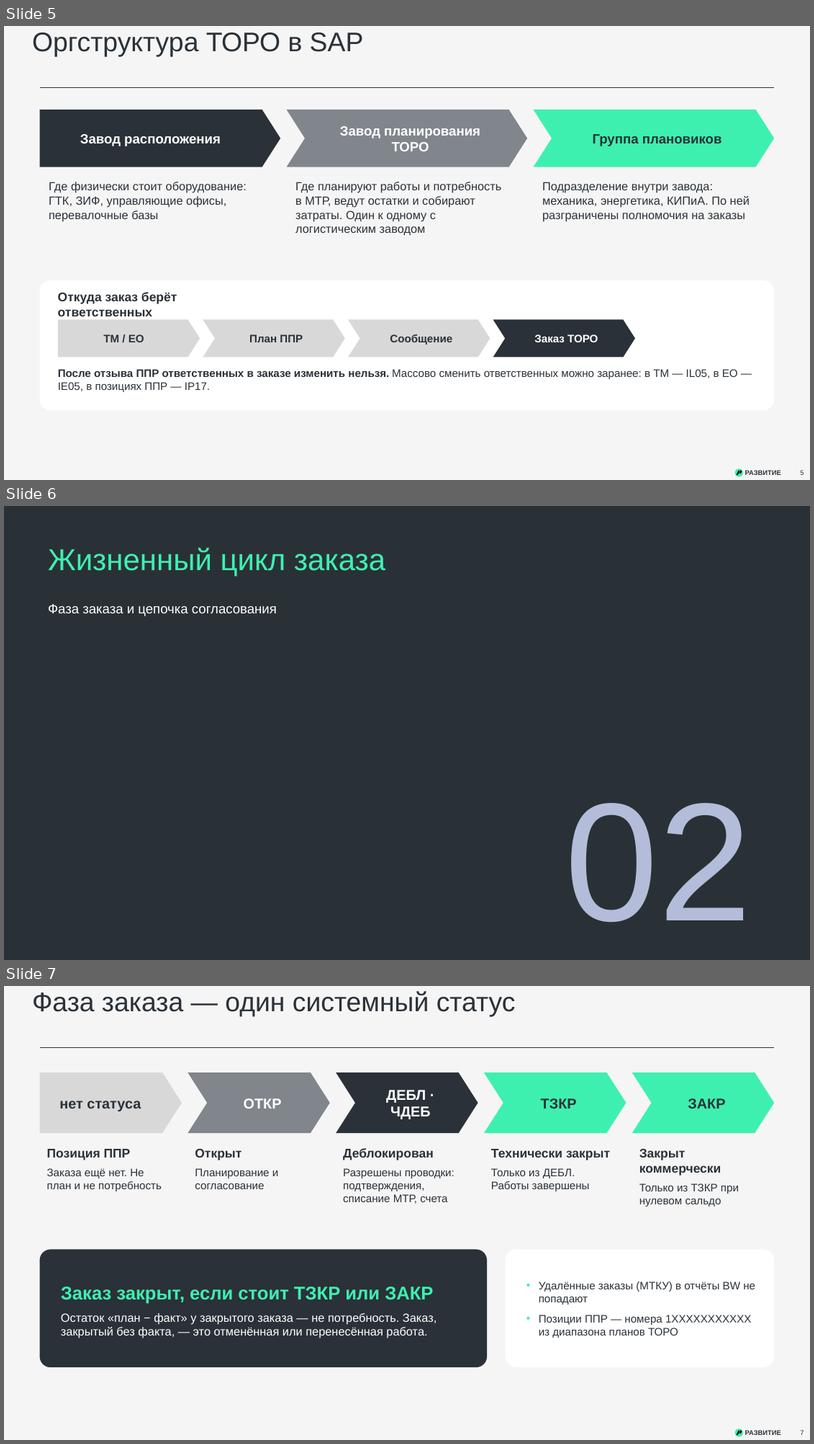
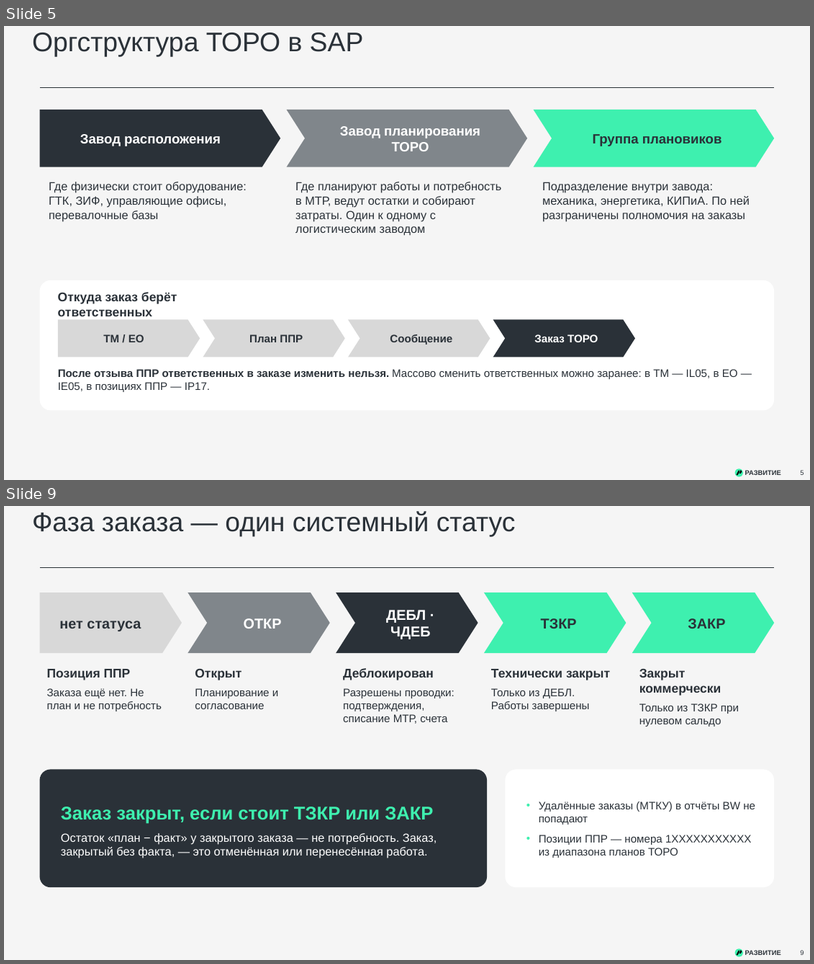
Before and after one commit to victorekuznetsov/TZ, a slide deck: exports/SAP_TORO_metodichka_planirovshika.pptx. Shown one above the other, each under a label of ours: slides 5, 6 and 7 before the commit, slides 5 and 9 after it; the slides between them are not shown. The pictures are 814x1444 and 814x964 pixels, drawn with LibreOffice and Linux fonts; fonts in the diff are those of the drawing; background and template pictures are left out. Boxes give left, top, right and bottom in pixels: in the first picture for what was removed or moved away, otherwise in the second. Text is boxed around its words. In the diff, an @@ line names an element or a change of style, - is before the commit and + after.

```diff
--- a/exports/SAP_TORO_metodichka_planirovshika.pptx
+++ b/exports/SAP_TORO_metodichka_planirovshika.pptx
@@ slide 6 removed at <box>4,506,810,960</box>, background picture (left out) @@
@@ text removed at <box>48,548,386,576</box> @@
-Жизненный цикл заказа
@@ text removed at <box>48,604,277,616</box> @@
-Фаза заказа и цепочка согласования
@@ title removed at <box>566,803,752,922</box> @@
-02
@@ what was slide 7 is now slide 9 @@
@@ page number at <box>800,950,804,955</box>: text changed @@
-7
+9
```
Also in this commit, not shown: 2 slides changed, 8 slides added, 1 other file.
